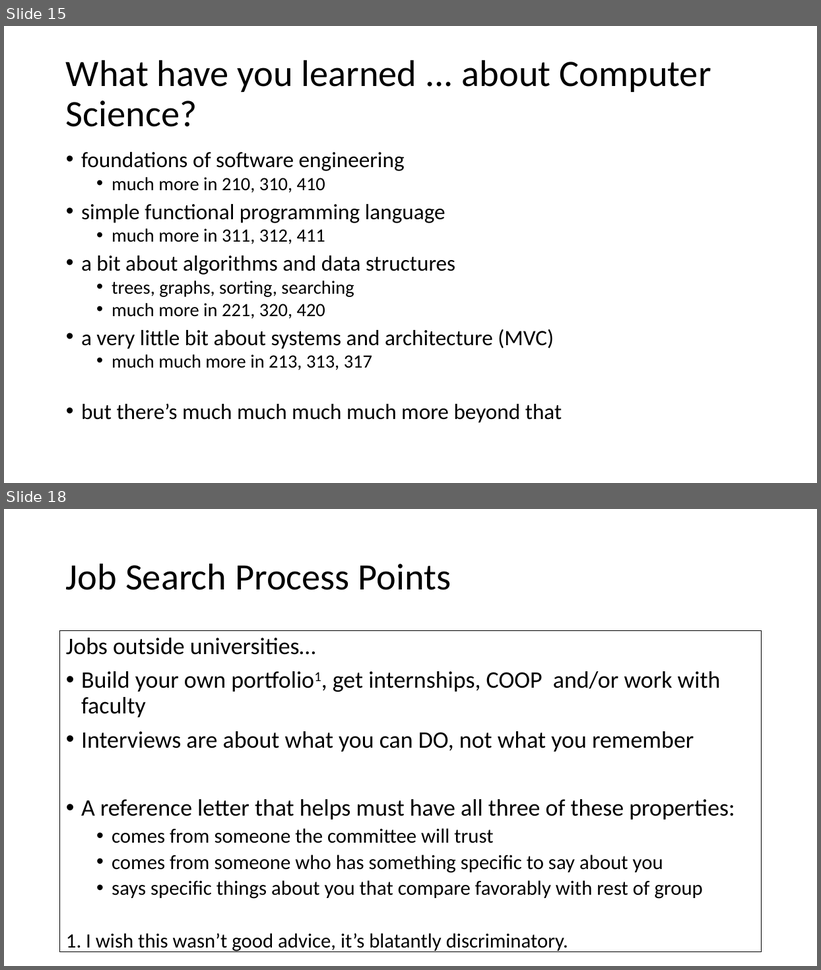
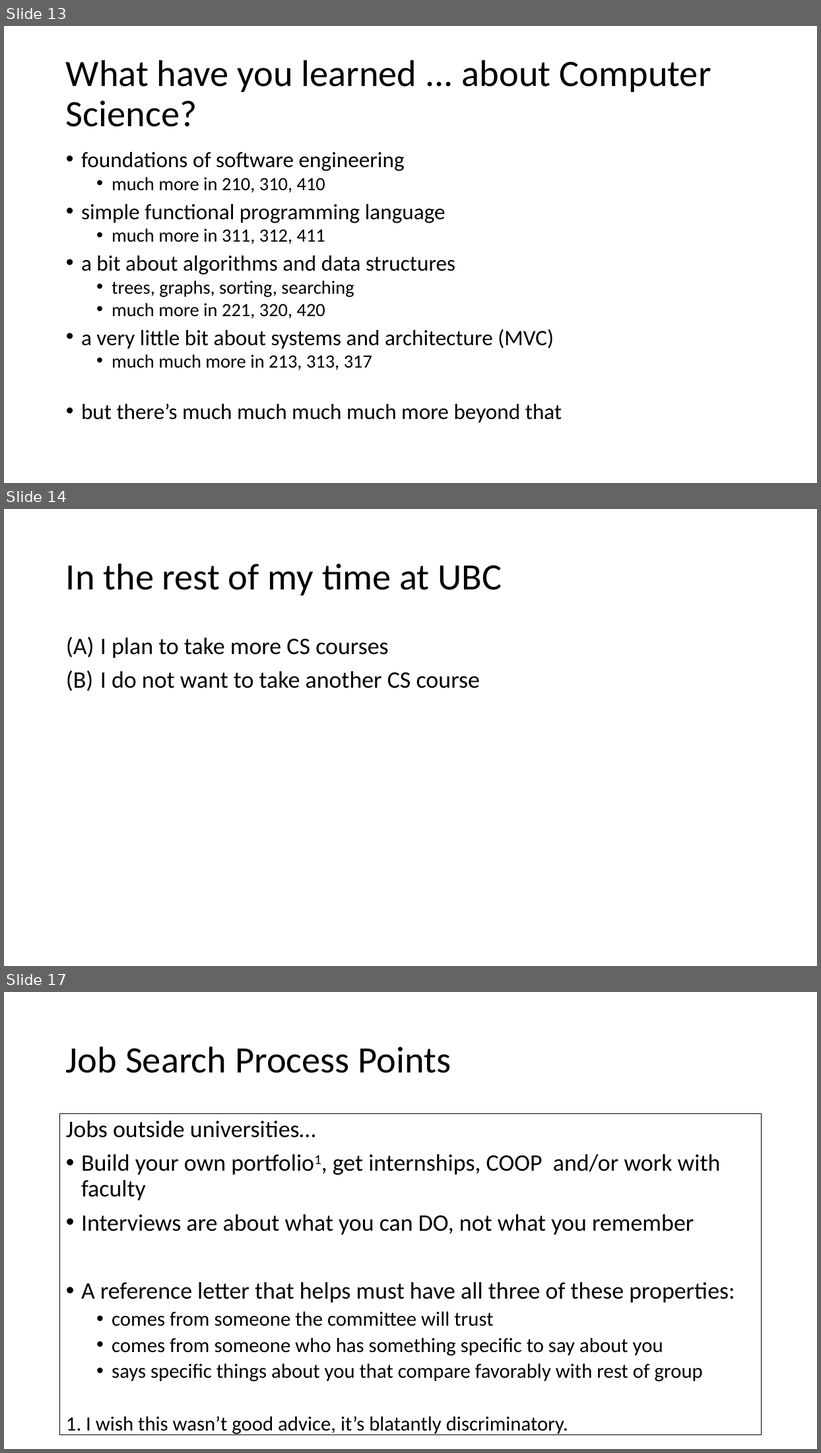
Before and after one commit to GregorKiczales/spd-materials, a slide deck: instructor/l23/lec23-wrap.pptx. Shown one above the other, each under a label of ours: slides 15 and 18 before the commit, slides 13, 14 and 17 after it; the slides between them are not shown. The pictures are 821x970 and 821x1453 pixels, drawn with LibreOffice and Linux fonts; fonts in the diff are those of the drawing. Boxes give left, top, right and bottom in pixels: in the first picture for what was removed or moved away, otherwise in the second. Text is boxed around its words. In the diff, an @@ line names an element or a change of style, - is before the commit and + after.

```diff
--- a/instructor/l23/lec23-wrap.pptx
+++ b/instructor/l23/lec23-wrap.pptx
@@ slide 14 added at bbox=[4, 509, 817, 966], background #FFFFFF @@
@@ title added at bbox=[66, 563, 502, 595], 44 pt, text #000000 @@
+In the rest of my time at UBC
@@ text added at bbox=[100, 638, 480, 689], 28 pt, text #000000 @@
+1. I plan to take more CS courses
+2. I do not want to take another CS course
@@ what was slide 15 is now slide 13 @@
@@ what was slide 18 is now slide 17 @@
```
Also in this commit, not shown: 5 slides changed, 4 other slides added, 4 slides removed, 3 other files.
